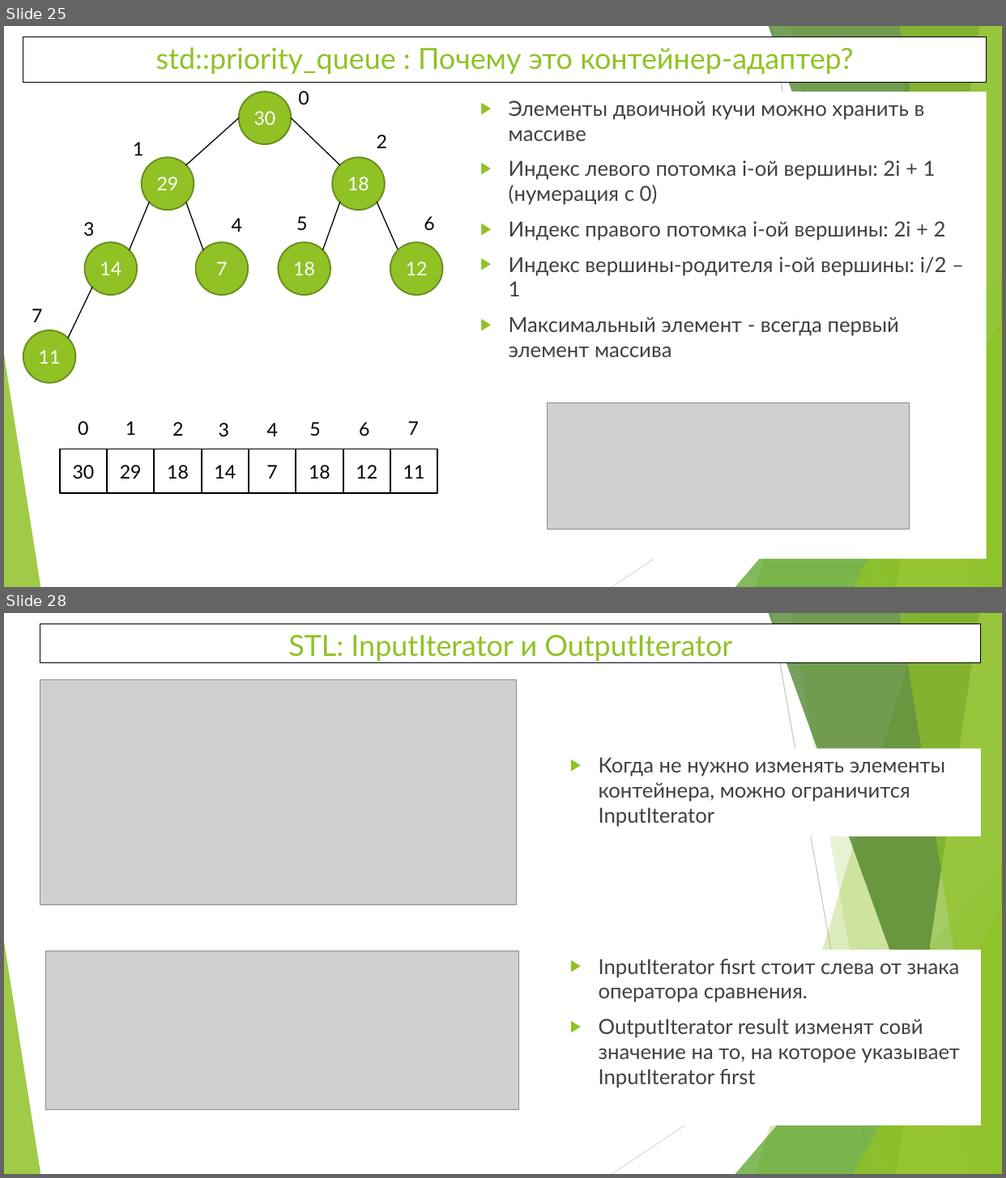
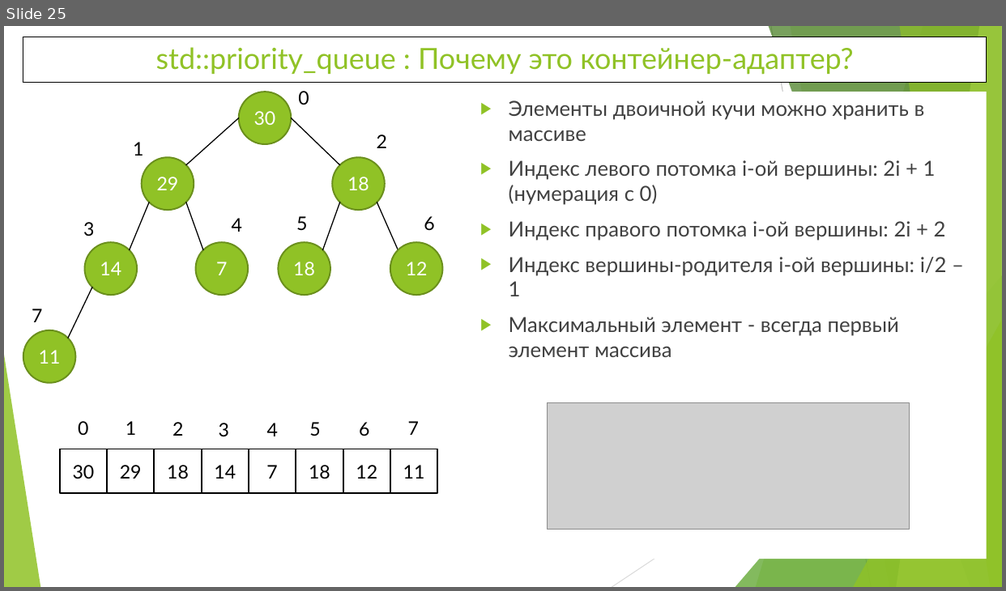
Before and after one commit to WhiteCatStudies/lectures, a slide deck: lecture1/lecture1.pptx. Shown one above the other, each under a label of ours: slides 25 and 28 before the commit, slide 25 after it; the slides between them are not shown. The pictures are 1006x1178 and 1006x591 pixels, drawn with LibreOffice and Linux fonts; fonts in the diff are those of the drawing; grey boxes stand for pictures. Boxes give left, top, right and bottom in pixels: in the first picture for what was removed or moved away, otherwise in the second. Text is boxed around its words. In the diff, an @@ line names an element or a change of style, - is before the commit and + after.

```diff
--- a/lecture1/lecture1.pptx
+++ b/lecture1/lecture1.pptx
@@ slide 28 removed at box(4, 613, 1002, 1174), background #FFFFFF; not listed: 10 template elements that a slide beside it also shows @@
@@ rectangle removed at box(40, 624, 981, 662) @@
-STL: InputIterator и OutputIterator
@@ picture removed at box(40, 679, 516, 905) @@
@@ text removed at box(562, 748, 981, 837) @@
-▶ Когда не нужно изменять элементы контейнера, можно ограничится InputIterator
@@ picture removed at box(46, 951, 519, 1110) @@
@@ rectangle removed at box(562, 950, 981, 1126) @@
-▶ InputIterator fisrt стоит слева от знака оператора сравнения.
-▶ OutputIterator result изменят совй значение на то, на которое указывает InputIterator first
```
Also in this commit, not shown: 2 slides added, 3 other slides removed, 2 other files.
